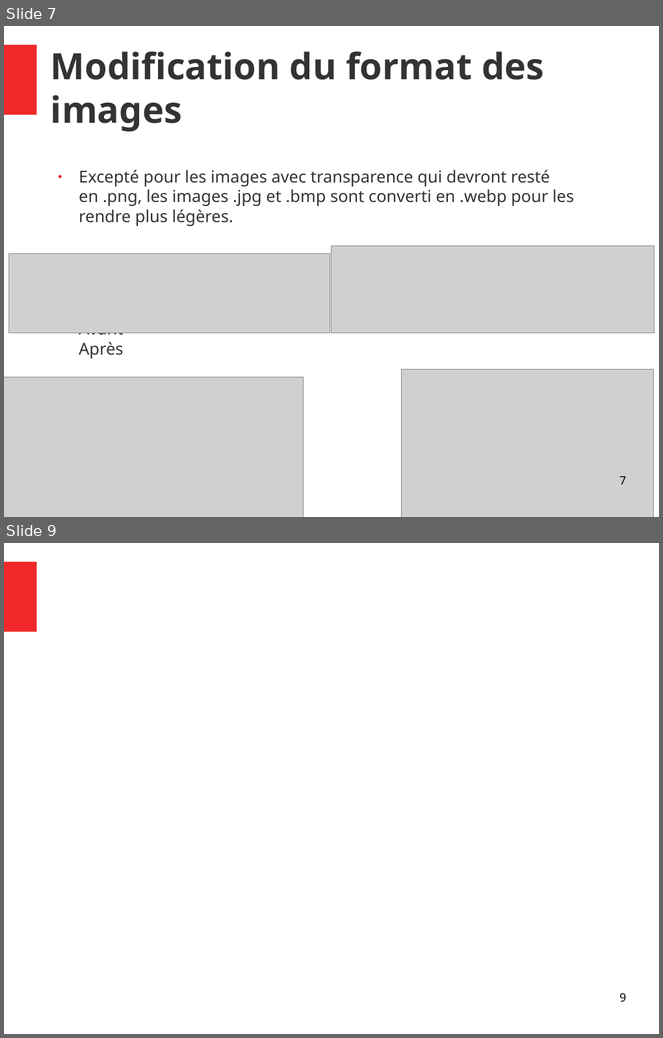
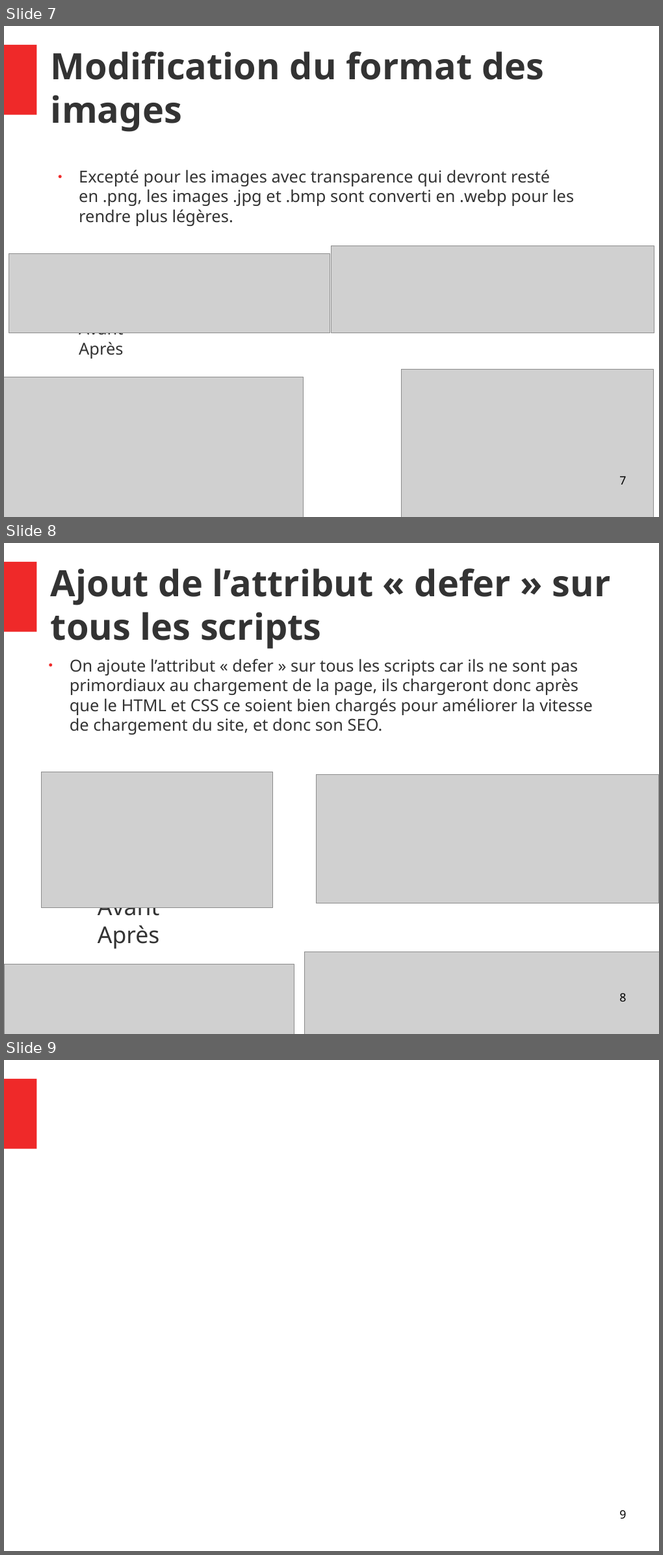
Before and after one commit to Vincent055681/VincentDiRaimondo_4_10052021, a slide deck: audit/Rapport.odp. Shown one above the other, each under a label of ours: slides 7 and 9 before the commit, slides 7, 8 and 9 after it; the slides between them are not shown. The pictures are 663x1038 and 663x1555 pixels, drawn with LibreOffice and Linux fonts; fonts in the diff are those of the drawing; grey boxes stand for pictures. Boxes give left, top, right and bottom in pixels: in the first picture for what was removed or moved away, otherwise in the second. Text is boxed around its words. In the diff, an @@ line names an element or a change of style, - is before the commit and + after.

```diff
--- a/audit/Rapport.odp
+++ b/audit/Rapport.odp
@@ slide 8 added at [4, 543, 659, 1034], background #FFFFFF; not listed: 1 template element that a slide beside it also shows @@
@@ title added at [51, 568, 611, 649], 44 pt, text #333333, bold @@
+Ajout de l’attribut « defer » sur tous les scripts
@@ text added at [70, 659, 593, 949], 20 pt, text #333333 @@
+● On ajoute l’attribut « defer » sur tous les scripts car ils ne sont pas primordiaux au chargement de la page, ils chargeront donc après que le HTML et CSS ce soient bien chargés pour améliorer la vitesse de chargement du site, et donc son SEO.
+  Avant Après
@@ picture added at [42, 772, 272, 908] @@
@@ picture added at [316, 774, 659, 903] @@
@@ picture added at [305, 952, 659, 1034] @@
@@ picture added at [4, 965, 294, 1034] @@
@@ page number added at [620, 993, 626, 1002], 14 pt, text #000000 @@
+8
```
Also in this commit, not shown: 1 slide removed, 2 other files.
